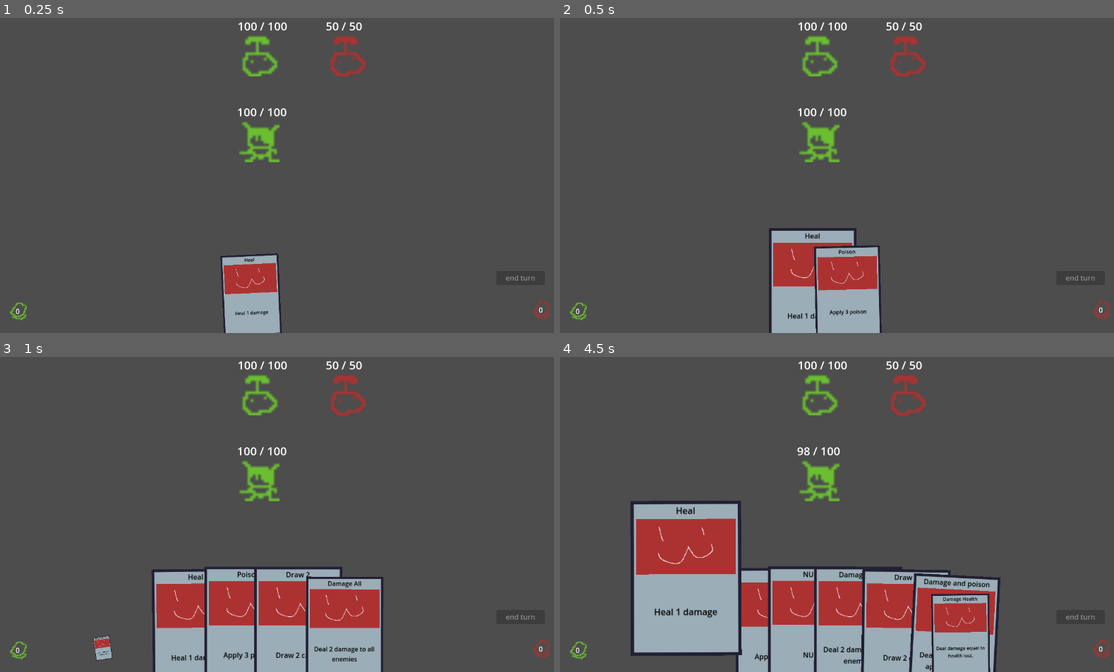
Above: before the commit, frames 1-4 (two rows, left to right).
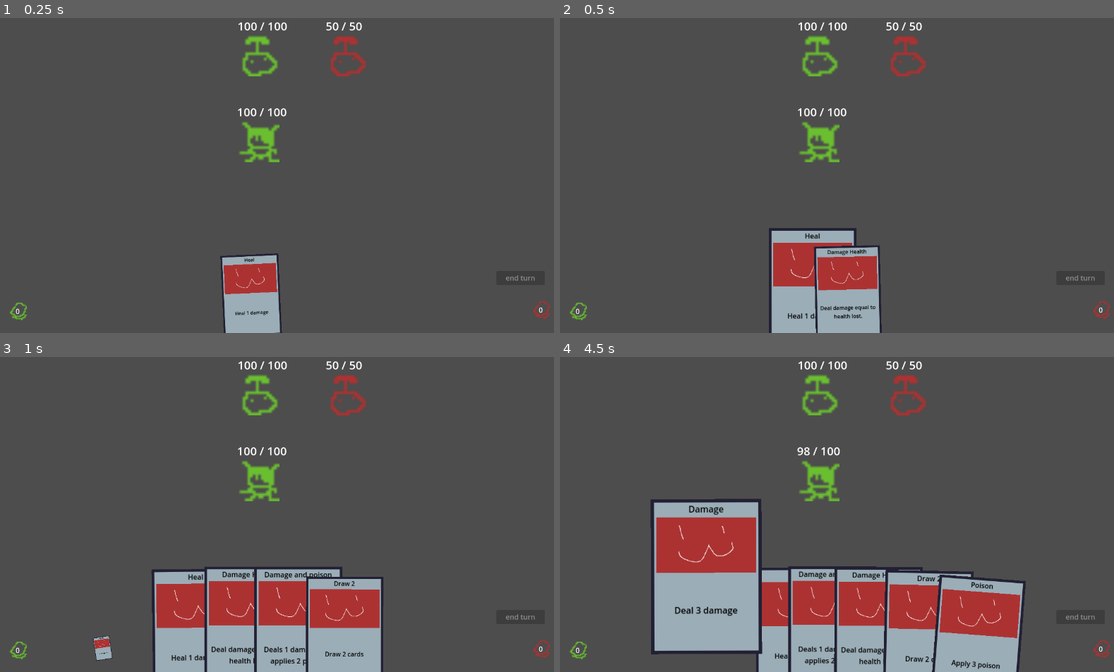
Above: after the commit, the same moments.

Repository: Saplings-Projects/1M_sub
Game: Godot game, scene res://#Scenes/TestingScene.tscn
The game is run twice, just before and just after one commit, with the same random seed, the same clock (stepped at 60 frames per second) and the same inputs.
Inputs (mouse positions are in pixels of both pictures, inside the frame that each line leads up to):
- Up to frame 1 (0.25 s): no input
- Up to frame 2 (0.5 s): no input
- Up to frame 3 (1 s): click (254, 627) at 0.52 s
- Up to frame 4 (4.5 s): click "0" at 1.25 s; click "end turn" at 2 s; click "8" (after the commit: "6") at 2.75 s; click "0" at 3.5 s; click (715, 634) at 4.27 s

Frame 1 is identical in both runs. In frame 2, 0.3% of the frame differs, in the area x 47-57%, y 73-96%; in frame 3, 0.8%; in frame 4, 11%, in the area x 12-85%, y 44-100%.

Commit message:
Removed cards that don't do anything

Diff:
--- a/#Scenes/TestingScene.tscn
+++ b/#Scenes/TestingScene.tscn
@@ -1,9 +1,8 @@
-[gd_scene load_steps=17 format=3 uid="uid://b60uabg68ra1l"]
+[gd_scene load_steps=15 format=3 uid="uid://b60uabg68ra1l"]
 
 [ext_resource type="PackedScene" uid="uid://clmg3l3n28x38" path="res://Entity/Player/Player.tscn" id="3_4psp7"]
 [ext_resource type="PackedScene" uid="uid://dpjfy4pv0vxst" path="res://Cards/CardContainer.tscn" id="3_e7sws"]
 [ext_resource type="Resource" uid="uid://dxgoopi1roxu4" path="res://Cards/Resource/Card_Damage.tres" id="4_wvn3v"]
-[ext_resource type="Resource" uid="uid://0x385c3nuq8f" path="res://Cards/Resource/Card_DamageAll.tres" id="5_j1lqt"]
 [ext_resource type="Resource" uid="uid://5yn4t13kwwoo" path="res://Cards/Resource/Card_DamageHealth.tres" id="6_4124l"]
 [ext_resource type="Resource" uid="uid://d4lugn62mmlep" path="res://Cards/Resource/Card_DrawCards.tres" id="7_smkw8"]
 [ext_resource type="PackedScene" uid="uid://bcpmrmofcilbn" path="res://Core/Battler.tscn" id="8_qtw1k"]
@@ -12,7 +11,6 @@
 [ext_resource type="Resource" uid="uid://d12g33rc6c3u5" path="res://Cards/Resource/Card_Heal.tres" id="9_ojxic"]
 [ext_resource type="Script" path="res://UI/DiscardPileUISetter.gd" id="10_pqly7"]
 [ext_resource type="Resource" uid="uid://3s4aet1ciesh" path="res://Cards/Resource/Card_damage_and_poison.tres" id="10_w0xgm"]
-[ext_resource type="Resource" uid="uid://bsrdu33ukb1ym" path="res://Cards/Resource/Card_EnemyAttack.tres" id="11_3k5t2"]
 [ext_resource type="Texture2D" uid="uid://caemucaya30wh" path="res://Cards/draw_pile.png" id="11_pw70x"]
 [ext_resource type="Texture2D" uid="uid://d4muqvs3etnr8" path="res://Cards/discard_pile.png" id="12_kxw48"]
 [ext_resource type="Script" path="res://UI/EndTurnButton.gd" id="14_dpe64"]
@@ -44,7 +42,7 @@
 anchor_bottom = 1.0
 grow_horizontal = 2
 grow_vertical = 0
-default_deck = Array[Resource("res://Cards/CardBase.gd")]([ExtResource("4_wvn3v"), ExtResource("5_j1lqt"), ExtResource("6_4124l"), ExtResource("7_smkw8"), ExtResource("9_ojxic"), ExtResource("8_x6t2k"), ExtResource("10_w0xgm"), ExtResource("11_3k5t2")])
+default_deck = Array[Resource("res://Cards/CardBase.gd")]([ExtResource("4_wvn3v"), ExtResource("6_4124l"), ExtResource("7_smkw8"), ExtResource("9_ojxic"), ExtResource("8_x6t2k"), ExtResource("10_w0xgm")])
 starting_hand_size = 10
 max_hand_width = 900.0
 min_card_separation = 90.0
